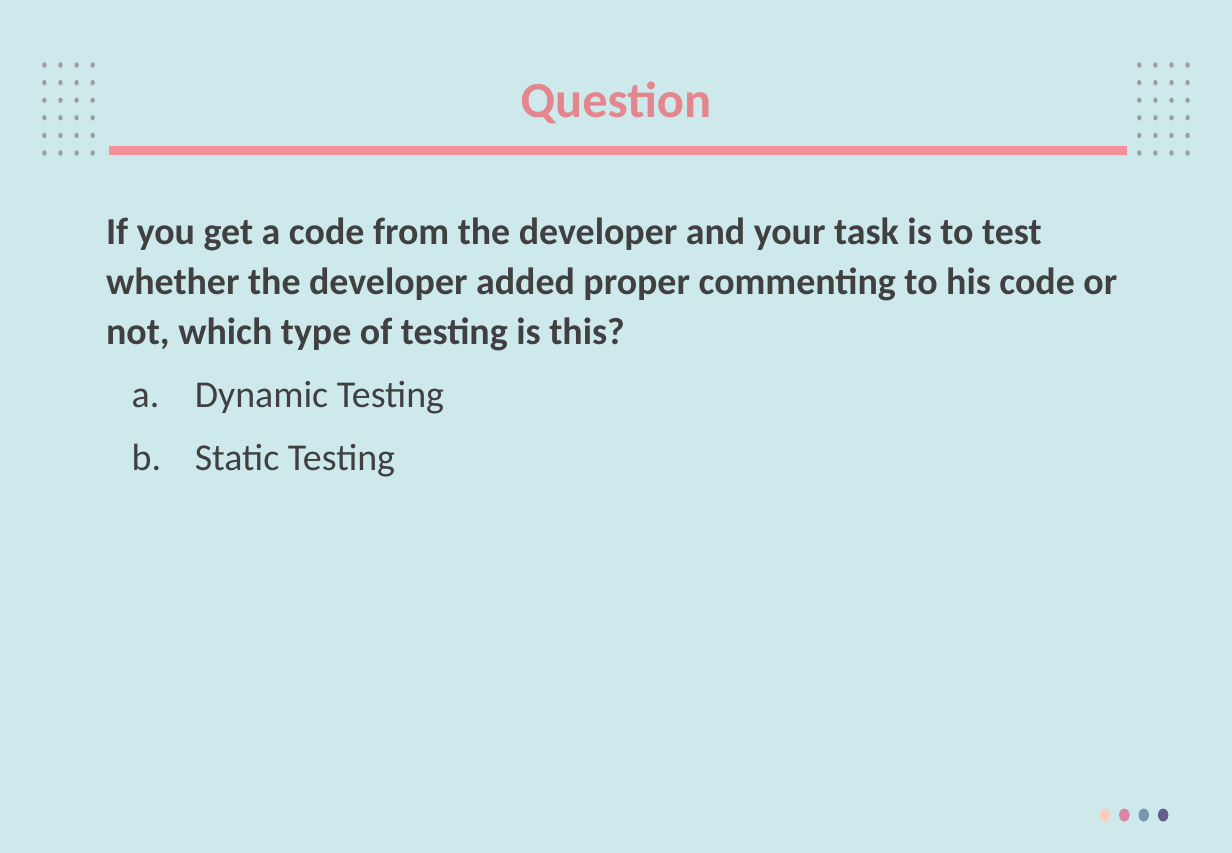
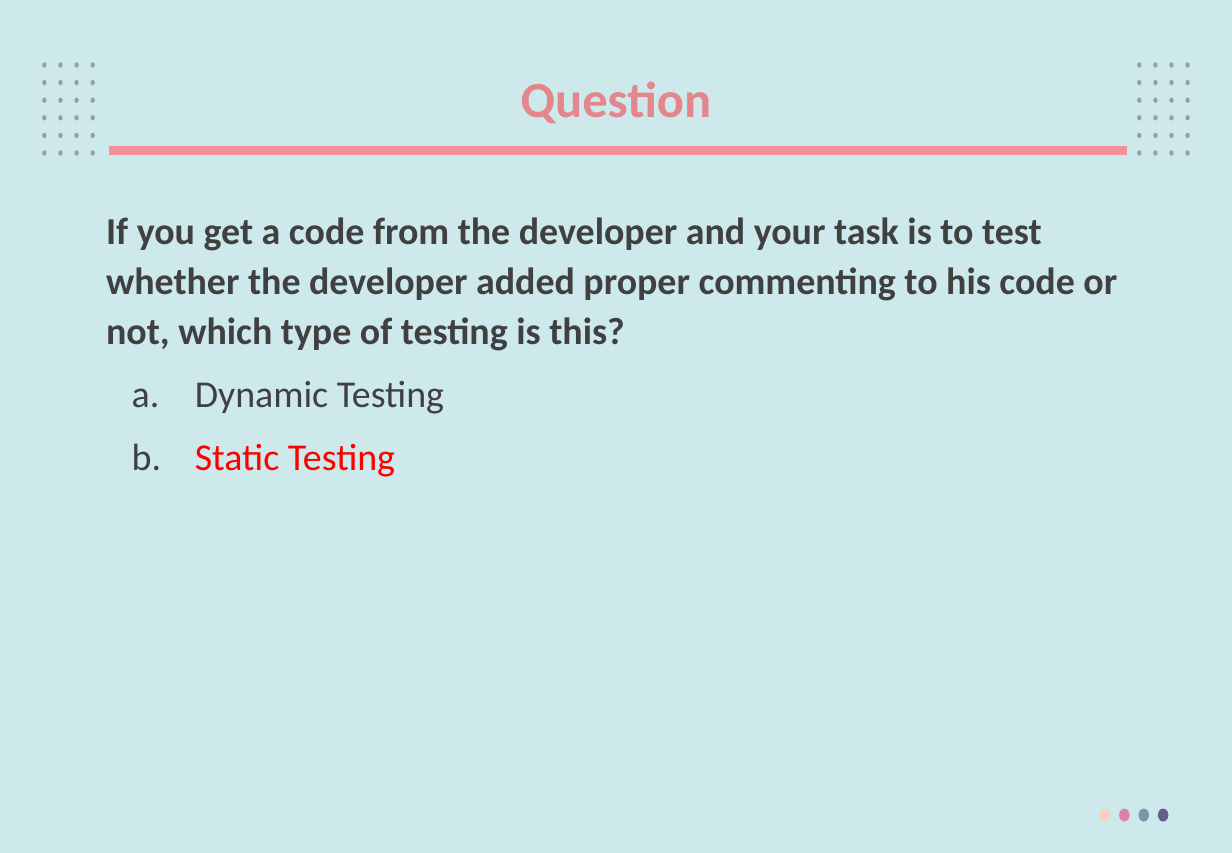
Before and after one commit to PhanManh2003/Specialization, a slide deck: slide 17 of 24_fall/SWT301/Slide 2018/SWT1_tim.pptx. Drawn at 1232x853 pixels with LibreOffice and Linux fonts; fonts in the diff are those of the drawing; background and template pictures are left out. Boxes give left, top, right and bottom in pixels: in the first picture for what was removed or moved away, otherwise in the second. Text is boxed around its words. In the diff, an @@ line names an element or a change of style, - is before the commit and + after.

```diff
--- a/24_fall/SWT301/Slide 2018/SWT1_tim.pptx
+++ b/24_fall/SWT301/Slide 2018/SWT1_tim.pptx
@@ text at [195,444,395,477]: text colour #404040 to #FF0000 in "Static Testing" @@
```
Also in this commit, not shown: 26 other slides changed, 43 other files.
